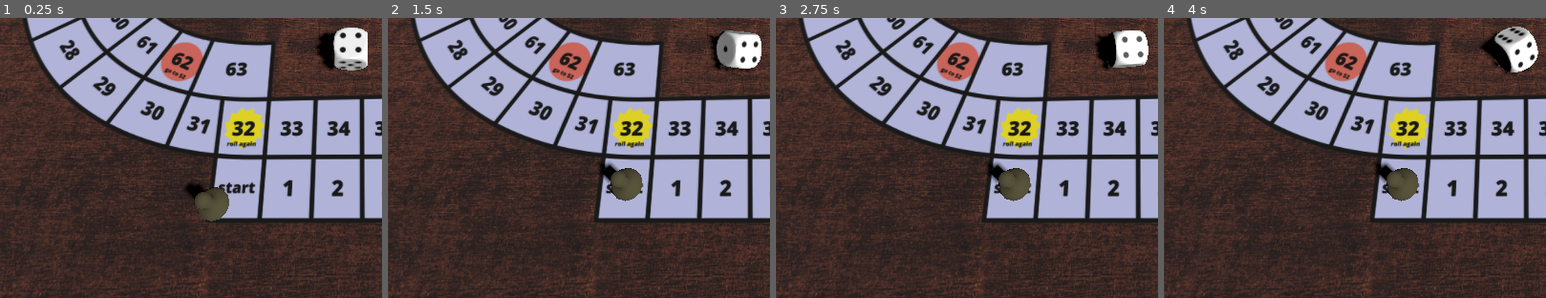
Above: before the commit, frames 1-4 (left to right).
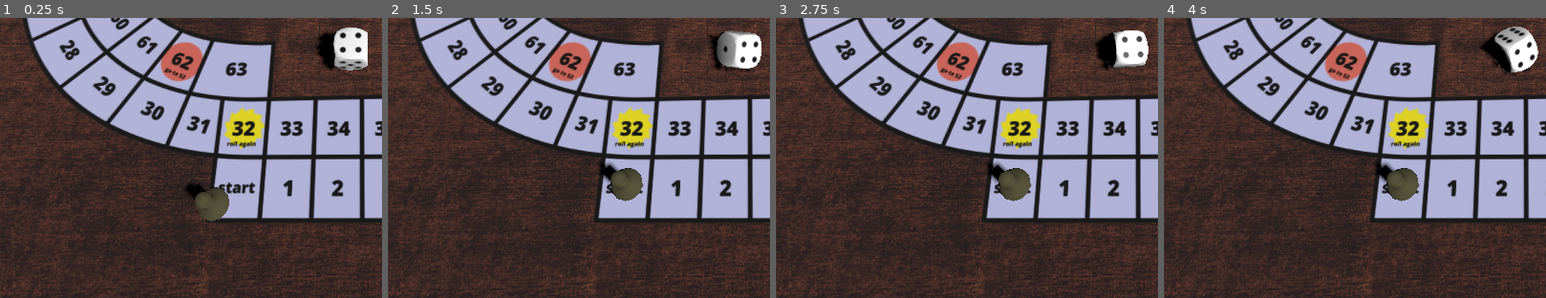
Above: after the commit, the same moments.

Repository: JosePedroDias/godot-game-of-goose
Game: Godot game, scene res://Scenes/play_scene.tscn
Same seed, same stepped clock (60 frames per second), same inputs: the game is played once before the commit and once after it.
Inputs:
- Up to frame 1 (0.25 s): no input
- Up to frame 2 (1.5 s): tap Enter at 0.5 s; tap 1 at 0.6 s; tap 2 at 1.35 s
- Up to frame 3 (2.75 s): tap 3 at 2.1 s
- Up to frame 4 (4 s): tap 4 at 2.85 s; tap 5 at 3.6 s
The pictures show only the part of the screen within x 3-53%, y 50-100%; the shares and areas given below are measured in that part.

The runs differ from the first frame. In frame 1, less than 0.1% of the frame differs, in the area x 87-96%, y 3-19%; in frame 2, 0.1%, in the area x 86-97%, y 4-19%; in frame 3, less than 0.1%; in frame 4, less than 0.1%.

Commit message:
bookkeeping pieces occupants done

Diff:
--- a/Scripts/cell_positions.gd
+++ b/Scripts/cell_positions.gd
@@ -1,11 +1,14 @@
 extends Node
 
 class_name CellPositions
+
+@onready var play_scene = $".."
 
 @export var die: MeshInstance3D
 var children_positions: Array[Node3D] = []
 
 var die_quats: Array[Quaternion] = []
+var cell_occupants: Array[Array] = []
 
 signal position_animation_finished
 signal rolling_animation_finished
@@ -17,17 +20,23 @@
 const RAD_180 = PI
 
 func _ready():
+	# populates children_positions
 	var children = get_children()
 	for n:Node in children:
 		if n.name != 'board':
 			children_positions.push_back(n)
 
+	# populates die_quats
 	die_quats.push_back( Quaternion(Vector3(0.0, 0.0, 1.0), RAD_90).normalized() ) #0 (1) OK
 	die_quats.push_back( Quaternion(Vector3(1.0, 0.0, 0.0), -RAD_90).normalized() ) #1 (2) OK
 	die_quats.push_back( Quaternion().normalized() ) #2 (3) OK
 	die_quats.push_back( Quaternion(Vector3(1.0, 0.0, 0.0), RAD_180).normalized() ) #3 (4) OK
 	die_quats.push_back( Quaternion(Vector3(1.0, 0.0, 0.0), RAD_90).normalized() ) #4 (5) OK
 	die_quats.push_back( Quaternion(Vector3(0.0, 0.0, 1.0), -RAD_90).normalized() ) #5 (6) OK
+
+	# populate cell_occupants
+	for i in range(play_scene.LAST_CELL_NO + 1):
+		cell_occupants.push_back([])
 
 func get_nth_marker(cell_nr: int) -> Node3D:
 	var is_valid = cell_nr >= 0 && cell_nr < children_positions.size()
@@ -37,8 +46,17 @@
 	return children_positions[cell_nr]
 
 func animate_to_position(piece: Node3D, cell_nr: int) -> void:
+	# update cell occupants
+	for i in range(play_scene.LAST_CELL_NO + 1):
+		var items = cell_occupants[i]
+		var found_idx = items.find(piece)
+		if found_idx != -1: items.remove_at(found_idx)
+	var items = cell_occupants[cell_nr]
+	items.push_back(piece)
+	#print(cell_occupants)
+
+	# get reference position and orientation from makers stored in children_positions
 	var node = get_nth_marker(cell_nr)
-
 	var pos = node.position
 	var q = node.quaternion
 
--- a/Scripts/play_scene.gd
+++ b/Scripts/play_scene.gd
@@ -72,8 +72,11 @@
 
 	cp.animate_to_position(piece, 0)#pieces.size())
 
+	var player_idx = next_to_play.size()
+	piece.name = 'piece_%s' % player_idx
+
 	pieces.push_back(piece)
-	next_to_play.push_back(next_to_play.size())
+	next_to_play.push_back(player_idx)
 	player_cell_index.push_back(0)
 	player_cell_destination_index.push_back(0)
 
